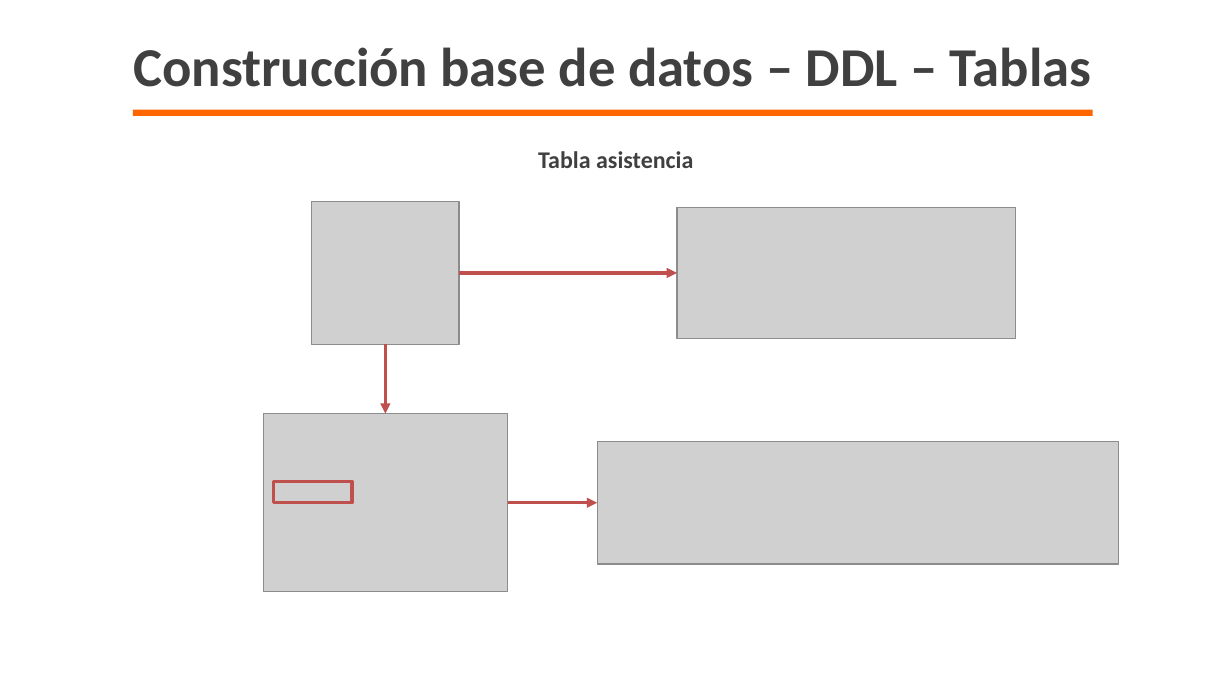
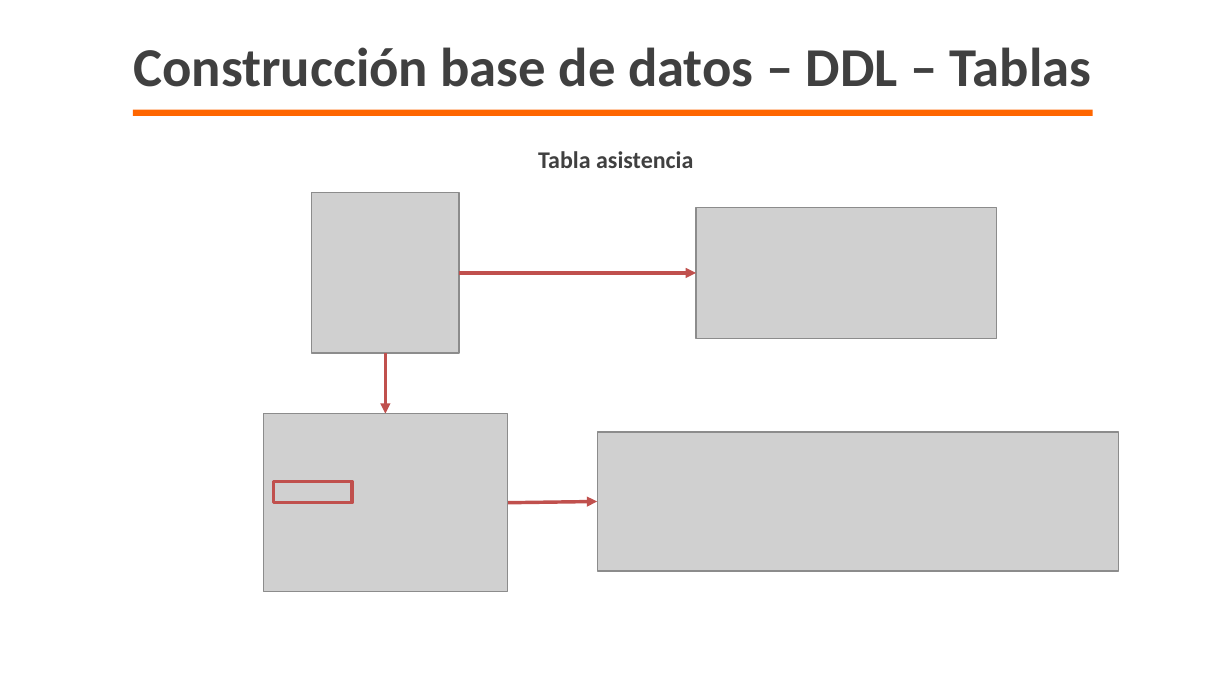
Before and after one commit to marcooolfoxygamer/Proyecto-GymSenApp, a slide deck: slide 7 of Documentación-GymSenApp/4 Trim/Proyecto GymSenApp T4.pptx. Drawn at 1232x693 pixels with LibreOffice and Linux fonts; fonts in the diff are those of the drawing; grey boxes stand for pictures; background and template pictures are left out. Boxes give left, top, right and bottom in pixels: in the first picture for what was removed or moved away, otherwise in the second. Text is boxed around its words. In the diff, an @@ line names an element or a change of style, - is before the commit and + after.

```diff
--- a/Documentación-GymSenApp/4 Trim/Proyecto GymSenApp T4.pptx
+++ b/Documentación-GymSenApp/4 Trim/Proyecto GymSenApp T4.pptx
@@ picture: place and size @@
-picture at [312,202,460,345]
+picture at [312,193,460,354]
@@ picture: place and size @@
-picture at [678,207,1016,338]
+picture at [696,207,997,338]
@@ arrow moved from (460, 274) - (678, 274) to (460, 274) - (696, 274) @@
@@ arrow moved from (386, 345) - (386, 414) to (386, 354) - (386, 414) @@
@@ picture: place and size @@
-picture at [598,441,1119,564]
+picture at [598,432,1119,572]
```
Also in this commit, not shown: 14 other slides changed, 5 other files.
